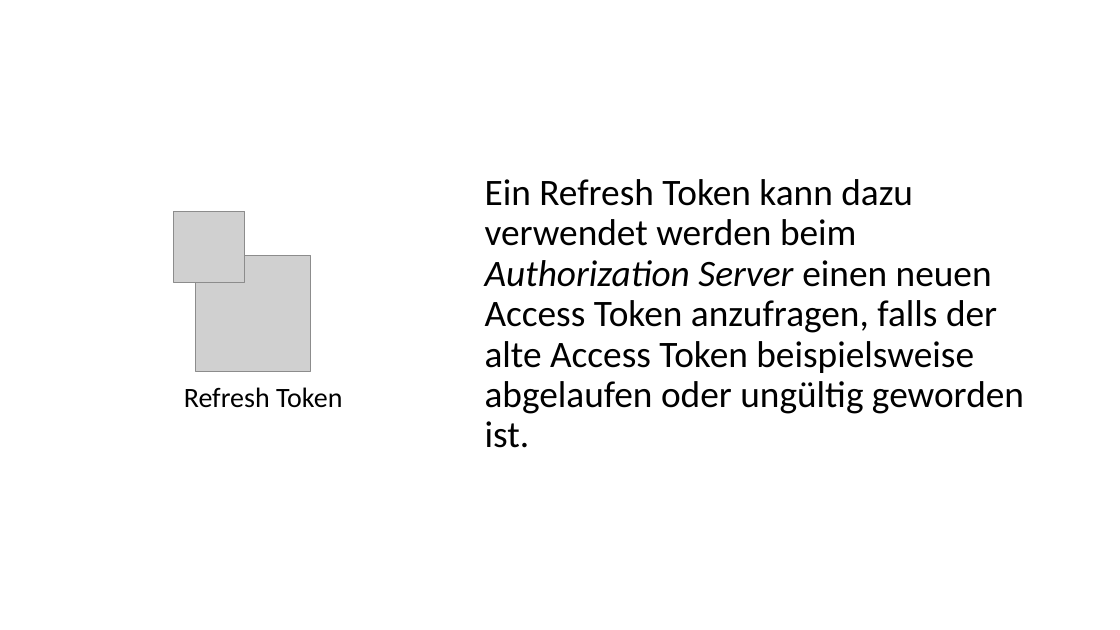
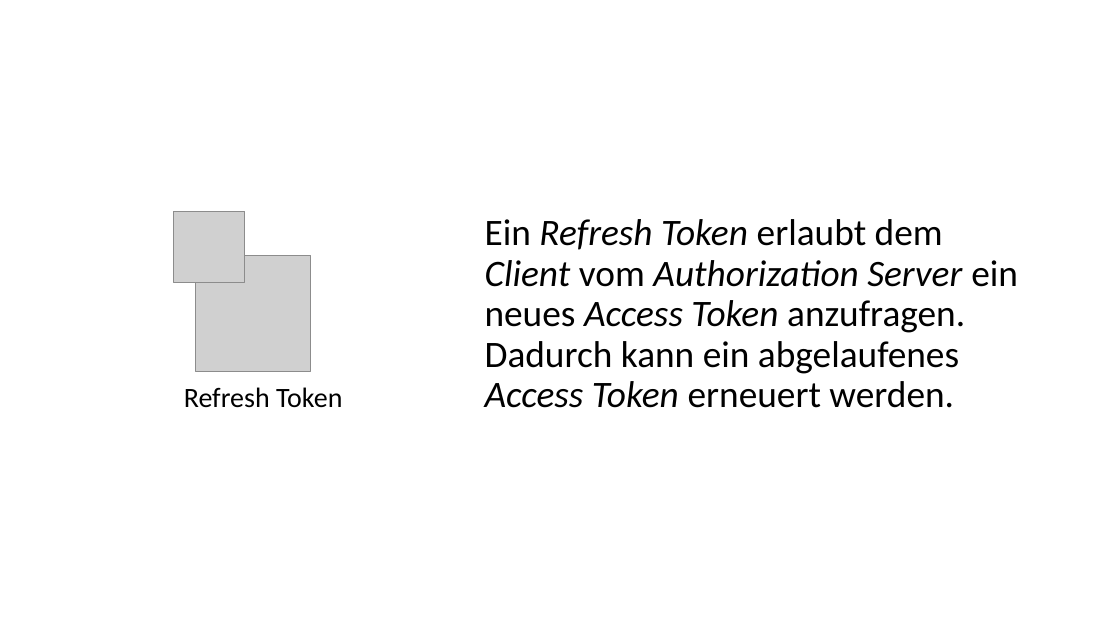
Before and after one commit to danielwagn3r/openid-workshop, a slide deck: slide 21 of OpenID Connect & OAuth.pptx (slide 22 before the commit). Drawn at 1120x630 pixels with LibreOffice and Linux fonts; fonts in the diff are those of the drawing; grey boxes stand for pictures. Boxes give left, top, right and bottom in pixels: in the first picture for what was removed or moved away, otherwise in the second. Text is boxed around its words. In the diff, an @@ line names an element or a change of style, - is before the commit and + after.

```diff
--- a/OpenID Connect & OAuth.pptx
+++ b/OpenID Connect & OAuth.pptx
@@ text at (485,219,1018,408): text changed @@
-Ein Refresh Token kann dazu verwendet werden beim Authorization Server einen neuen Access Token anzufragen, falls der alte Access Token beispielsweise abgelaufen oder ungültig geworden ist.
+Ein Refresh Token erlaubt dem Client vom Authorization Server ein neues Access Token anzufragen.
+Dadurch kann ein abgelaufenes Access Token erneuert werden.
```
Also in this commit, not shown: 8 other slides changed, 2 slides added, 2 slides removed.
